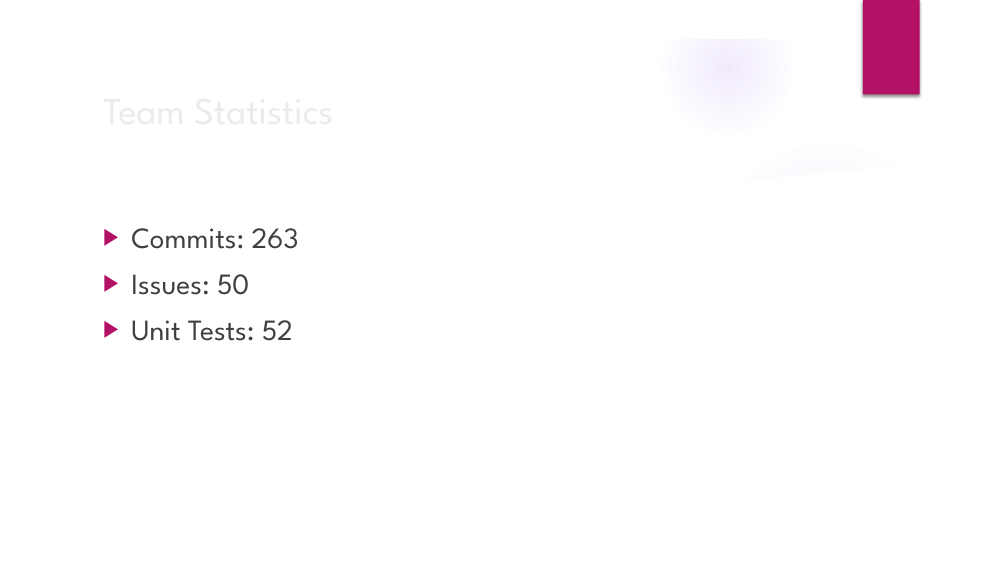
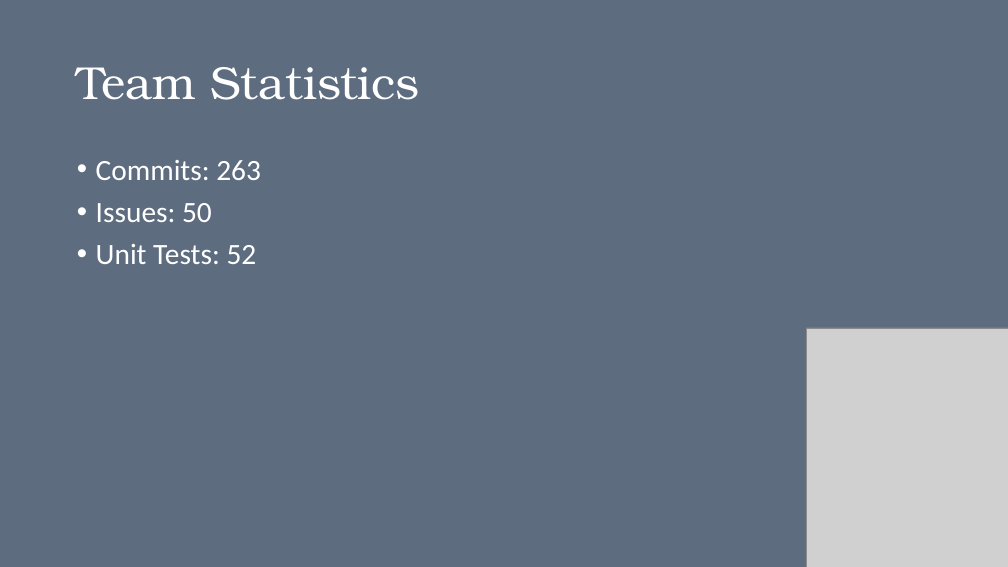
Before and after one commit to dianaruth/cs373-idb, a slide deck: slide 9 of swewars.pptx. Drawn at 1008x567 pixels with LibreOffice and Linux fonts; fonts in the diff are those of the drawing; grey boxes stand for pictures; background and template pictures are left out. Boxes give left, top, right and bottom in pixels: in the first picture for what was removed or moved away, otherwise in the second. Text is boxed around its words. In the diff, an @@ line names an element or a change of style, - is before the commit and + after.

```diff
--- a/swewars.pptx
+++ b/swewars.pptx
@@ background picture (left out) to #5D6C7F @@
@@ group removed at (x1=0, y1=0, x2=1008, y2=567): 5 ellipses, 3 freeform shapes @@
@@ rectangle removed at (x1=863, y1=0, x2=920, y2=95) @@
@@ title "Team Statistics" moved from (x1=95, y1=80, x2=820, y2=138) to (x1=77, y1=67, x2=420, y2=100) @@
@@ title "Team Statistics" at (x1=77, y1=67, x2=420, y2=100): size 36 to 44 pt, font League Spartan to TeX Gyre Bonum, text colour #EBEBEB to #FFFFFF; line spacing 1 to 0.9 @@
@@ text "Commits: 263" moved from (x1=131, y1=228, x2=299, y2=341) to (x1=96, y1=160, x2=261, y2=264) @@
@@ text "Commits: 263" at (x1=96, y1=160, x2=261, y2=264): font League Spartan to Calibri, text colour #404040 to #FFFFFF; bullet ▶ to •; line spacing 1 to 0.9 @@
@@ picture added at (x1=806, y1=328, x2=1008, y2=567) @@
```
Also in this commit, not shown: 11 other slides changed, 1 slide added, 1 slide removed.
